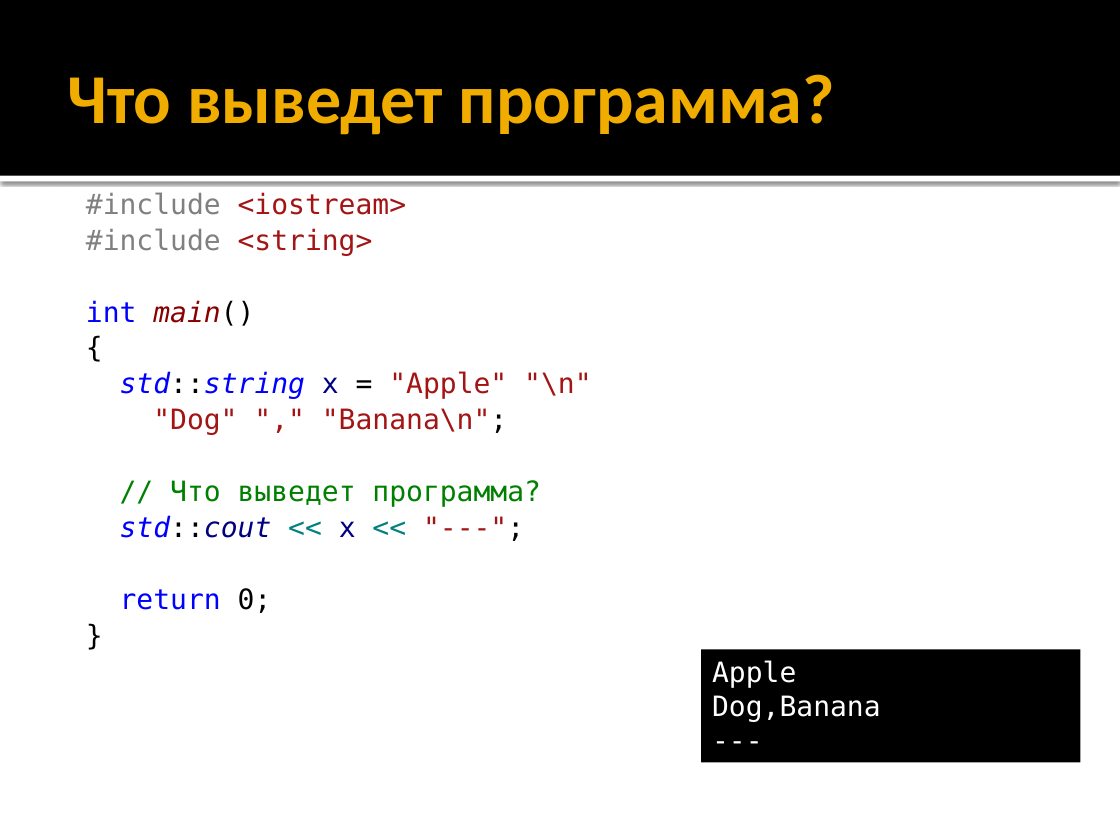
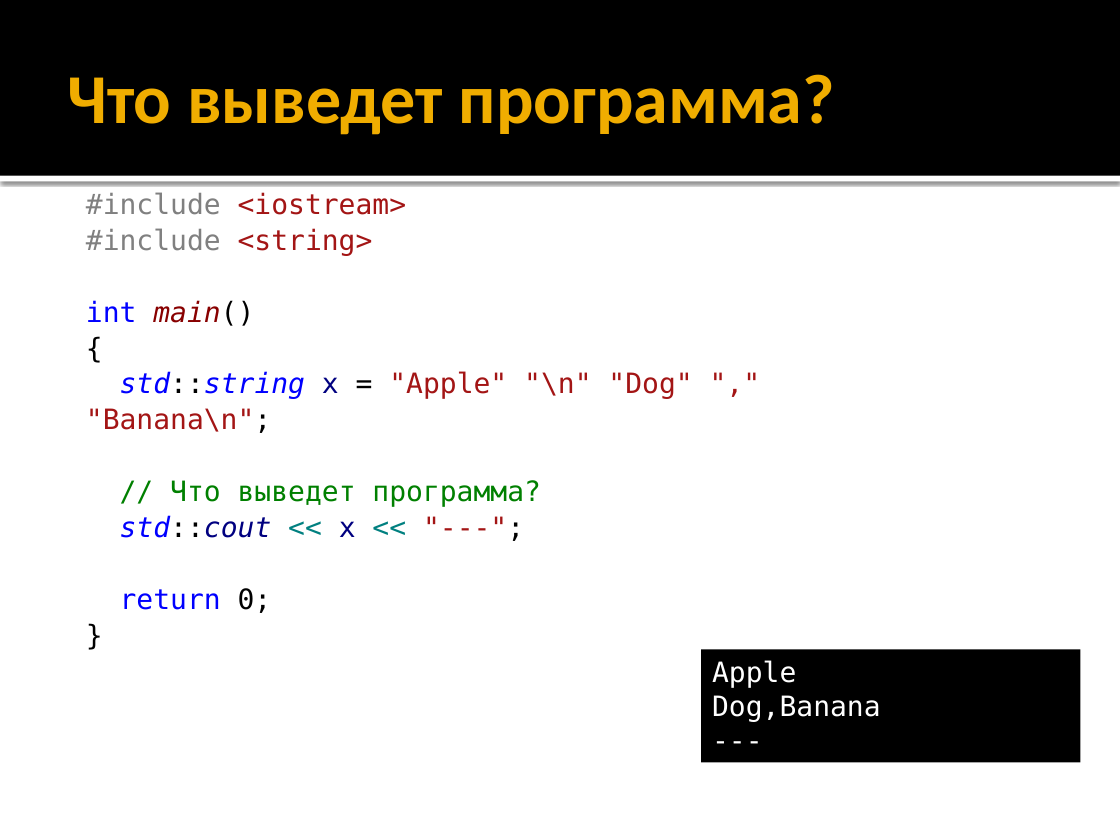
Before and after one commit to alexey-malov/oop, a slide deck: slide 12 of lectures/01/Синтаксис C++.pptx. Drawn at 1120x840 pixels with LibreOffice and Linux fonts; fonts in the diff are those of the drawing. Boxes give left, top, right and bottom in pixels: in the first picture for what was removed or moved away, otherwise in the second. Text is boxed around its words. In the diff, an @@ line names an element or a change of style, - is before the commit and + after.

```diff
--- a/lectures/01/Синтаксис C++.pptx
+++ b/lectures/01/Синтаксис C++.pptx
@@ text at (86,371,692,433): text changed @@
-std::string x = "Apple" "\n"
-"Dog" "," "Banana\n";
+std::string x = "Apple" "\n" "Dog" "," "Banana\n";
```
Also in this commit, not shown: 5 other slides changed, 3 slides added, 1 slide removed.
